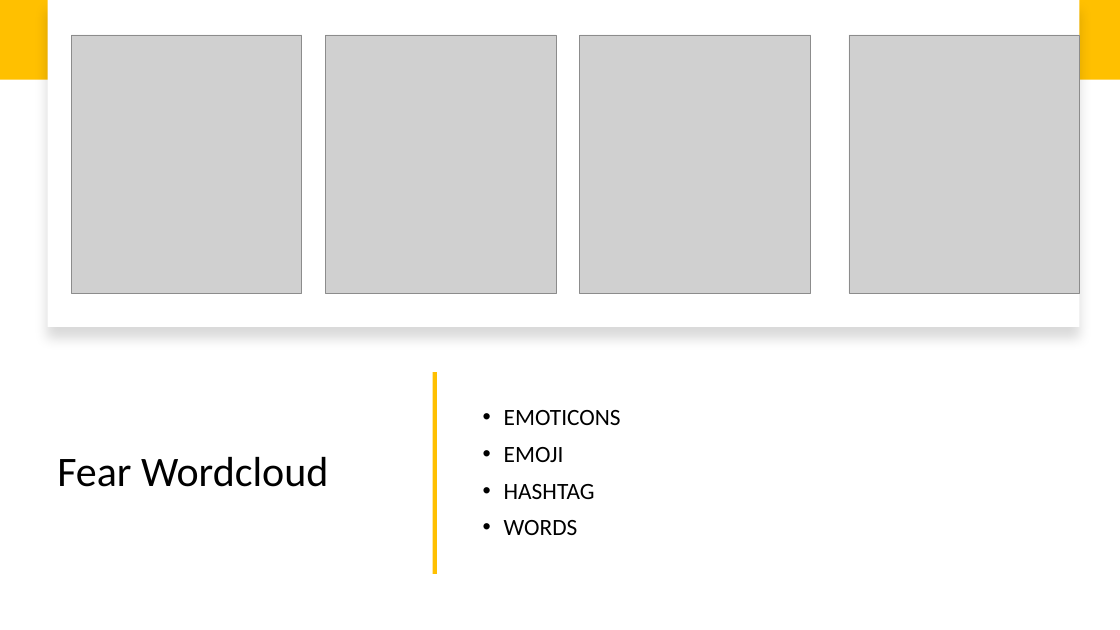
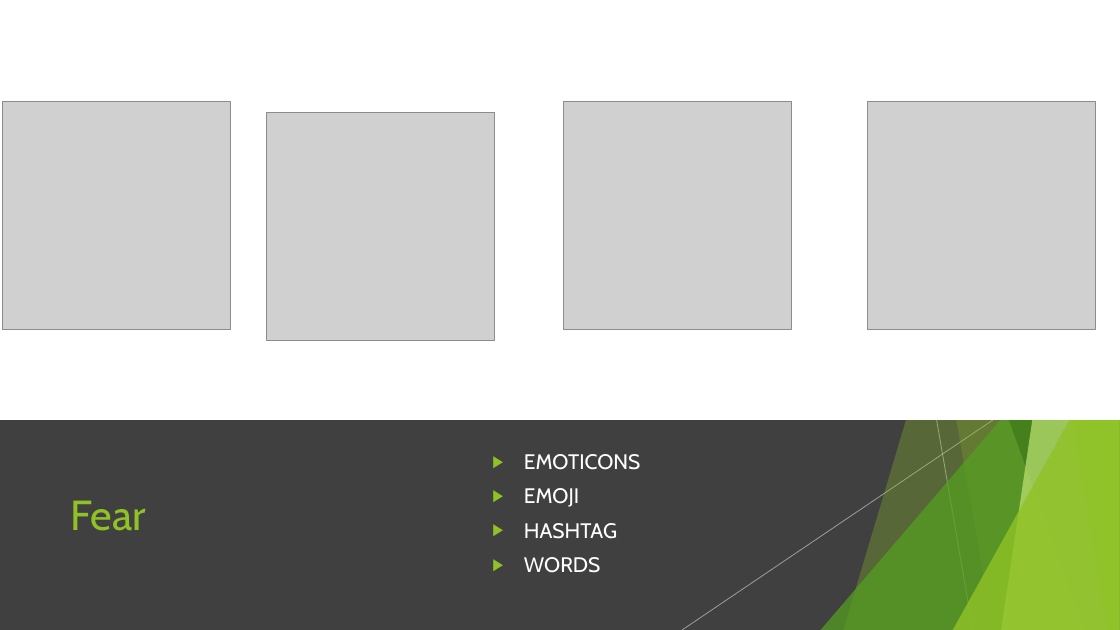
Before and after one commit to lucaMari94/mongodb-sentiment-analysis, a slide deck: slide 34 of silde/slide.pptx (slide 22 before the commit). Drawn at 1120x630 pixels with LibreOffice and Linux fonts; fonts in the diff are those of the drawing; grey boxes stand for pictures. Boxes give left, top, right and bottom in pixels: in the first picture for what was removed or moved away, otherwise in the second. Text is boxed around its words. In the diff, an @@ line names an element or a change of style, - is before the commit and + after.

```diff
--- a/silde/slide.pptx
+++ b/silde/slide.pptx
@@ rectangle: place and size @@
-rectangle at <box>48,0,1080,327</box>
+rectangle at <box>0,0,1120,420</box>
@@ rectangle at <box>0,0,1120,420</box>: shadow off @@
@@ rectangle removed at <box>0,0,1120,80</box> @@
@@ picture: place and size @@
-picture at <box>71,35,302,293</box>
+picture at <box>3,102,231,330</box>
@@ picture: place and size @@
-picture at <box>326,35,556,293</box>
+picture at <box>266,113,495,341</box>
@@ picture: place and size @@
-picture at <box>580,35,811,293</box>
+picture at <box>564,102,792,330</box>
@@ picture: place and size @@
-picture at <box>849,35,1080,293</box>
+picture at <box>868,102,1096,330</box>
@@ group added at <box>682,0,1120,630</box>: 5 freeform shapes, 2 lines, 2 triangles @@
@@ group added at <box>0,0,1120,630</box>: 5 freeform shapes, 3 triangles, 2 lines @@
@@ rectangle removed at <box>433,373,437,574</box> @@
@@ rectangle added at <box>0,420,1120,630</box>, fill #404040 @@
@@ text "EMOTICONS": place and size @@
-text "EMOTICONS" at <box>504,410,621,535</box>
+text "EMOTICONS" at <box>524,454,641,573</box>
@@ text "EMOTICONS" at <box>524,454,641,573</box>: size 20 to 18 pt, font Calibri to Cabin, text colour #000000 to #FFFFFF; bullet • to ▶ @@
@@ title at <box>71,500,146,531</box>: text changed; font Calibri to Cabin; text colour #000000 to #90C226 @@
-Fear Wordcloud
+Fear
```
Also in this commit, not shown: 22 other slides changed, 17 slides added, 5 slides removed.
